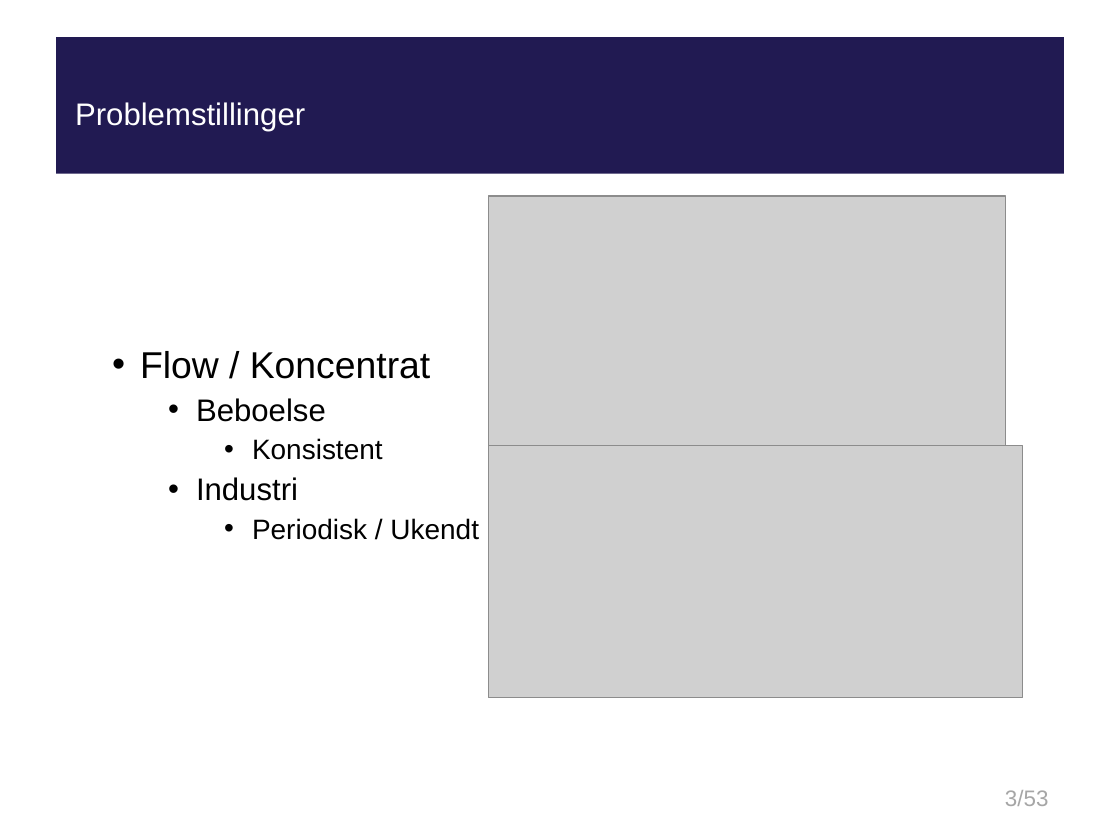
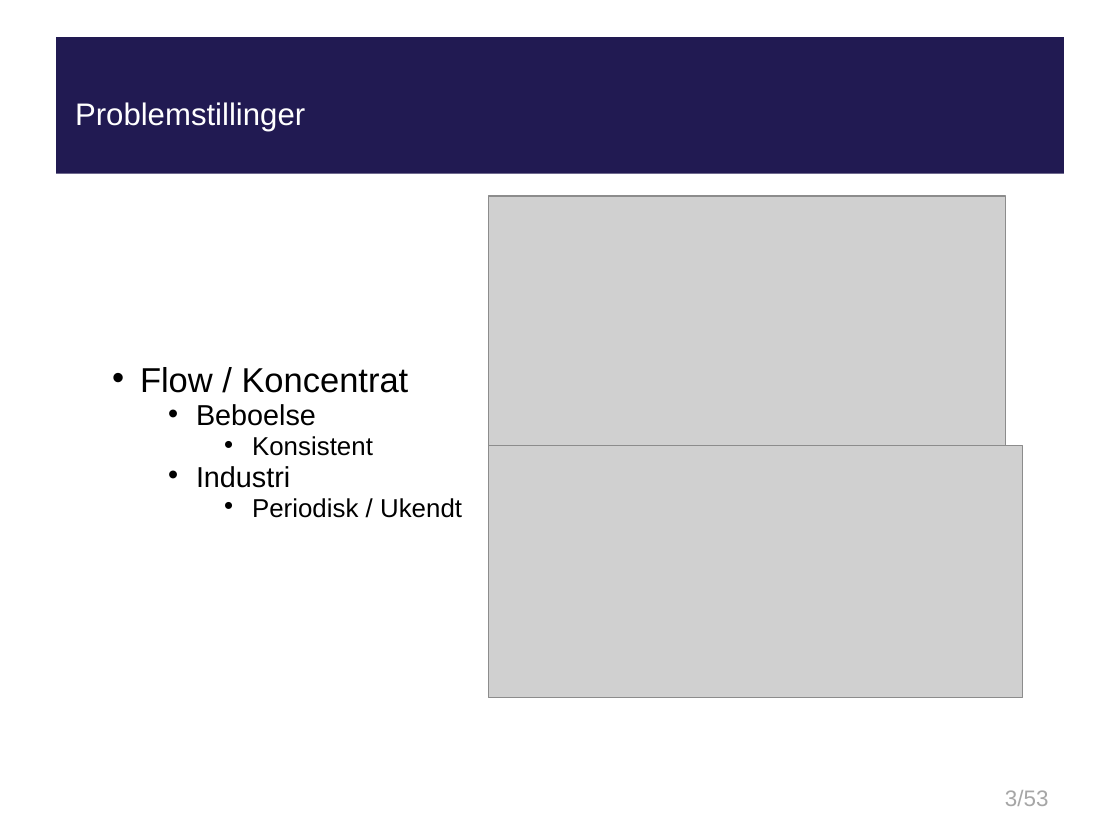
Before and after one commit to tpilga12/P10, a slide deck: slide 3 of Fredericia/presentation/presentation.pptx. Drawn at 1120x840 pixels with LibreOffice and Linux fonts; fonts in the diff are those of the drawing; grey boxes stand for pictures; background and template pictures are left out. Boxes give left, top, right and bottom in pixels: in the first picture for what was removed or moved away, otherwise in the second. Text is boxed around its words. In the diff, an @@ line names an element or a change of style, - is before the commit and + after.

```diff
--- a/Fredericia/presentation/presentation.pptx
+++ b/Fredericia/presentation/presentation.pptx
@@ subtitle "Flow / Koncentrat" at bbox=[140, 367, 462, 518]: size 24 to 22.2 pt in "Flow / Koncentrat"; size 20 to 18.5 pt in "Beboelse", "Industri"; size 18 to 16.6 pt in "Konsistent", "Periodisk / Ukendt"; line spacing 0.9 to 0.7 @@
```
Also in this commit, not shown: 1 other slide changed, 3 slides added.
